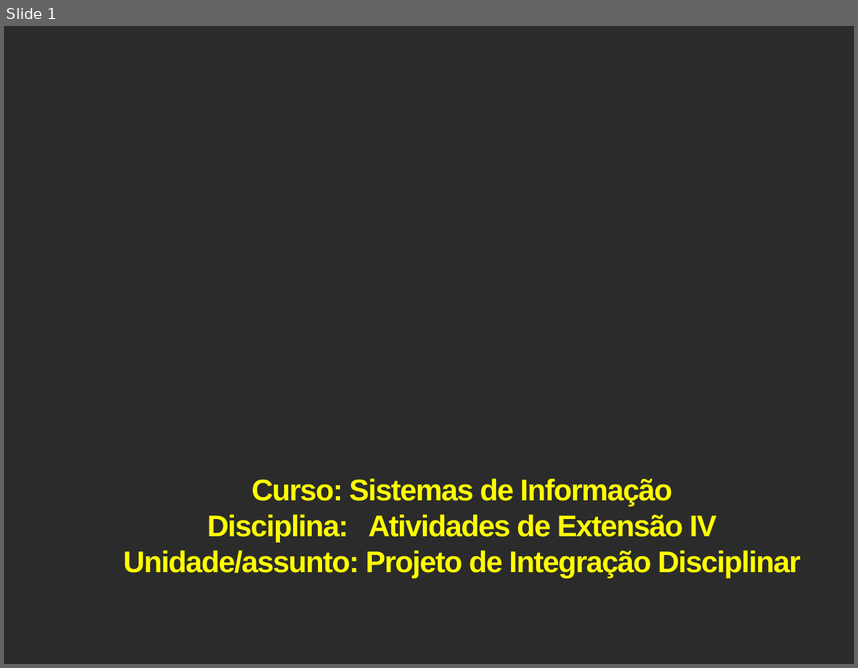
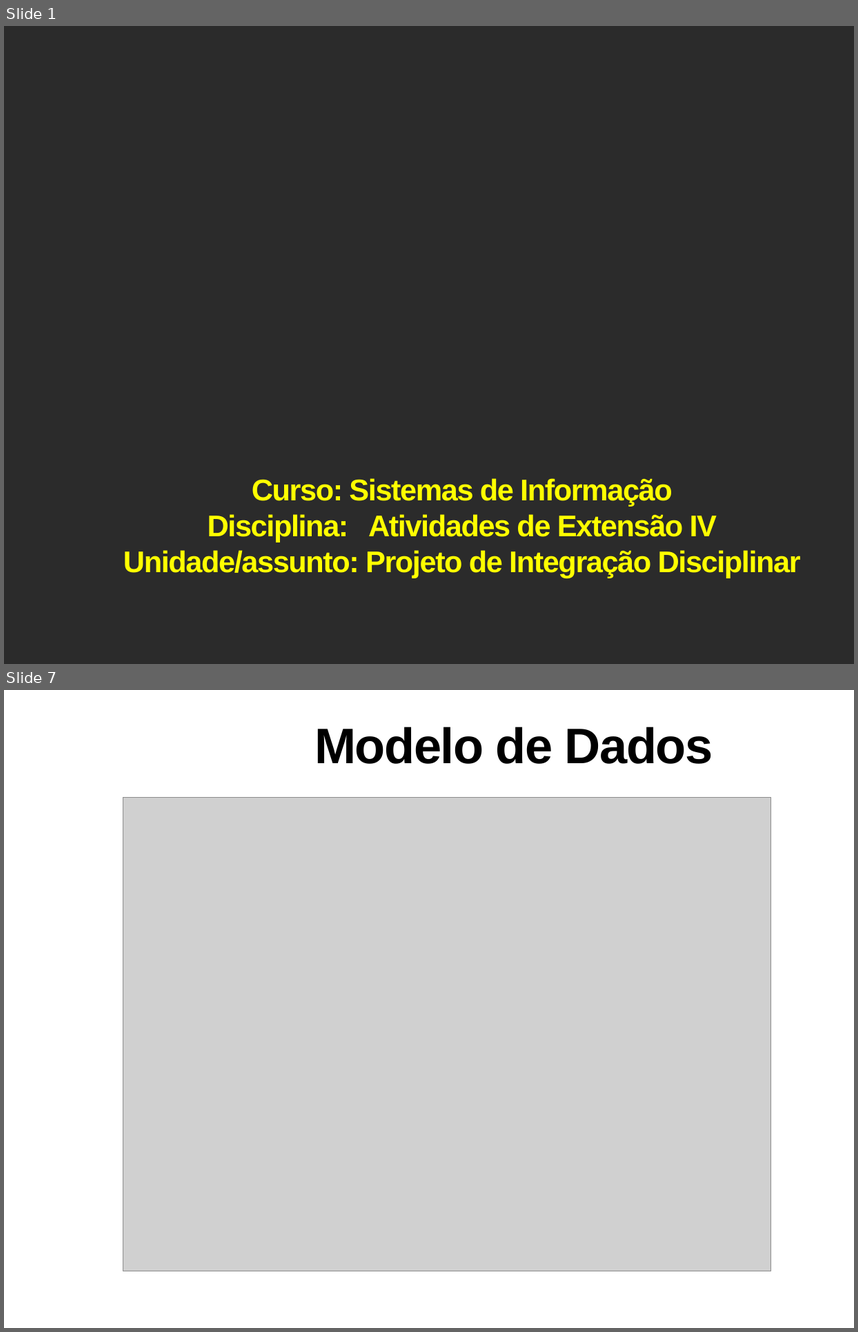
Before and after one commit to DaniloRibs/PetLink, a slide deck: Apresentação/FAI_SI_AE_IV-Slides 2 PetLink.pptx. Shown one above the other, each under a label of ours: slide 1 before the commit, slides 1 and 7 after it; the slides between them are not shown. The pictures are 858x668 and 858x1332 pixels, drawn with LibreOffice and Linux fonts; fonts in the diff are those of the drawing; grey boxes stand for pictures; background and template pictures are left out; a plain dark background stands for a picture behind light text. Boxes give left, top, right and bottom in pixels: in the first picture for what was removed or moved away, otherwise in the second. Text is boxed around its words. In the diff, an @@ line names an element or a change of style, - is before the commit and + after.

```diff
--- a/Apresentação/FAI_SI_AE_IV-Slides 2 PetLink.pptx
+++ b/Apresentação/FAI_SI_AE_IV-Slides 2 PetLink.pptx
@@ slide 7 added at [4, 690, 854, 1328], background picture (left out) @@
@@ title added at [314, 727, 713, 764], 60 pt, text #000000, bold @@
+Modelo de Dados
@@ picture added at [123, 797, 771, 1271] @@
```
Also in this commit, not shown: 3 slides changed, 4 other slides added, 4 slides removed, 5 other files.
